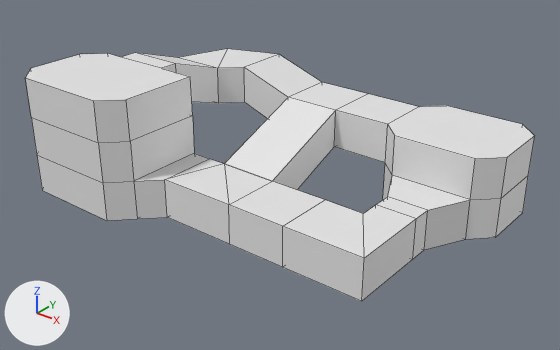
An edit to the Blender file res/map.blend, drawn before and after from the same camera.
One viewpoint serves both versions: a 50 mm lens placed at (14.42, -25.95, 17.92), pointed at (-6.82, 0.59, 1.46). The axes (+X, +Y, +Z) are drawn at lower left. The lights are the same throughout. Mesh edges are drawn as thin lines. Materials are left out; every surface is plain grey.

The scene before the commit, as lines of its bpy script (objects in view):
```python
me_plane = bpy.data.meshes.new('Plane')
me_plane.from_pydata(...)  # 110 vertices, 106 faces; spans x -18.0..3.0, y -6.0..8.0, z 0.0..6.0
# before: 26 (-3.0, 7.0, 4.0) at pixel (419, 106), 28 (-3.0, 4.0, 4.0) at pixel (387, 124), 30 (3.0, 7.0, 4.0) at pixel (534, 135), 31 (2.0, 8.0, 4.0) at pixel (522, 124), 32 (-2.0, 8.0, 4.0) at pixel (446, 105)
# before: 33 (2.0, 3.0, 4.0) at pixel (475, 158), 34 (-2.0, 3.0, 4.0) at pixel (394, 135), 35 (3.0, 4.0, 4.0) at pixel (507, 157)
# before: 59 (-13.0, -1.0, 6.0) at pixel (161, 68), 61 (-16.0, -1.0, 6.0) at pixel (120, 57), 65 (-11.0, -1.0, 6.0) at pixel (190, 76), 68 (-17.0, -1.0, 6.0) at pixel (107, 53), 71 (-18.0, -2.0, 6.0) at pixel (79, 54)
# before: 74 (-18.0, -5.0, 6.0) at pixel (30, 68), 77 (-17.0, -6.0, 6.0) at pixel (25, 77), 80 (-12.0, -6.0, 6.0) at pixel (93, 100), 83 (-11.0, -5.0, 6.0) at pixel (126, 99)
ob_plane = bpy.data.objects.new('Plane', me_plane)
ob_plane.location = (0.0, 0.0, 0.0)
```
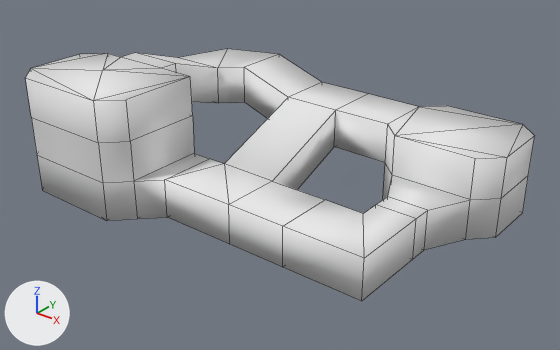
Where the change shows, as pixel boxes [x1, y1, x2, y2] in the pictures (560 x 350 px):
part 1 of me_plane, built on
    both: [388, 106, 534, 159]
part 2 of me_plane, built on
    both: [224, 164, 324, 226]
part 3 of me_plane, built on
    both: [26, 53, 190, 101]
part 4 of me_plane, shading changed
    both: [26, 49, 534, 301]

What changed in the scene script:
```text
Change me_plane:
    used by ob_plane; location = (0.0, 0.0, 0.0)
    verts and faces of me_plane; kept vertices keep their numbers, new ones are numbered from 110
    remove me_plane.from_pydata(...)  # 110 vertices, 106 faces; spans x -18.0..3.0, y -6.0..8.0, z 0.0..6.0
    add me_plane.from_pydata(...)  # 110 vertices, 127 faces; spans x -18.0..3.0, y -6.0..8.0, z 0.0..6.0
    me_plane part 1
    add delete_faces([(26, 32, 31, 30, 35, 33, 34, 28)])
    add faces += [(30, 35, 31), (33, 34, 35), (26, 34, 28), (26, 32, 31), (31, 35, 34), (26, 31, 34)]
    me_plane part 2
    2 vertices are removed from x -6.0, y -1.0, z 0.0..2.0
    5 faces are deleted
    1 vertex is added at (-15.0, -3.0, 0.0)
    13 new faces join them
    me_plane part 3
    add delete_faces([(59, 65, 83, 80, 77, 74, 71, 68, 61)])
    add verts[111] = (-15.0, -3.0, 6.0)  # pixel (102, 70)
    add faces += [(65, 83, 80), (74, 80, 77), (68, 74, 71), (74, 111, 80), (65, 80, 111), (59, 65, 111)]
    add faces += [(59, 111, 61), (61, 111, 68), (68, 111, 74)]
    me_plane part 4: 99 kept faces spanning x -18.0..3.0, y -6.0..8.0, z 0.0..6.0 are now shaded smooth
```
